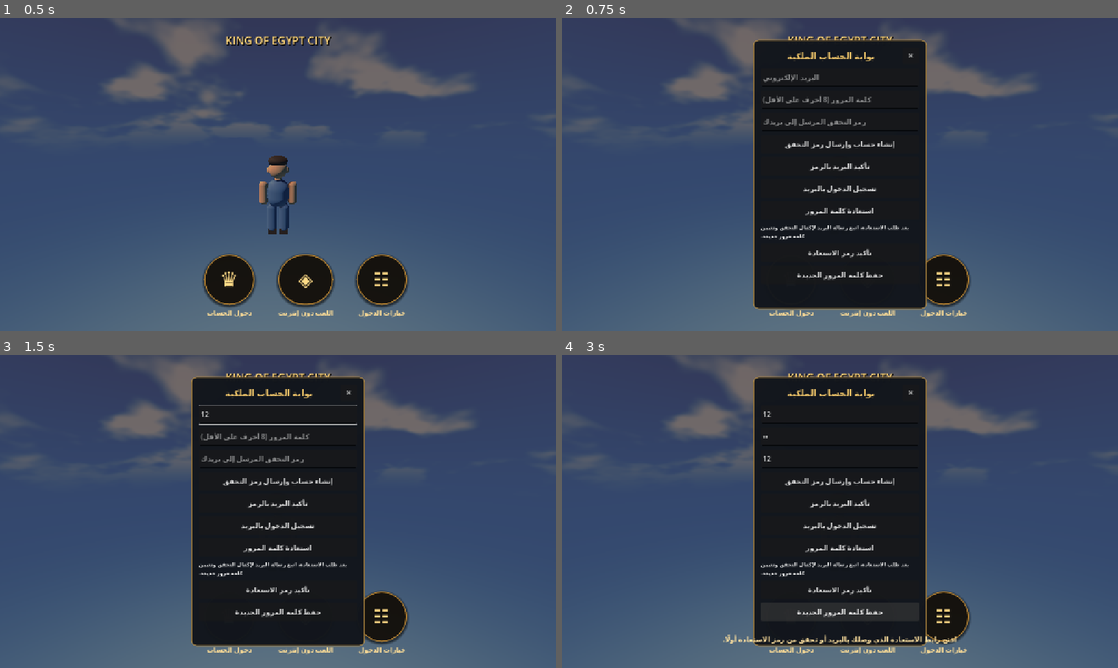
Above: before the commit, frames 1-4 (two rows, left to right).
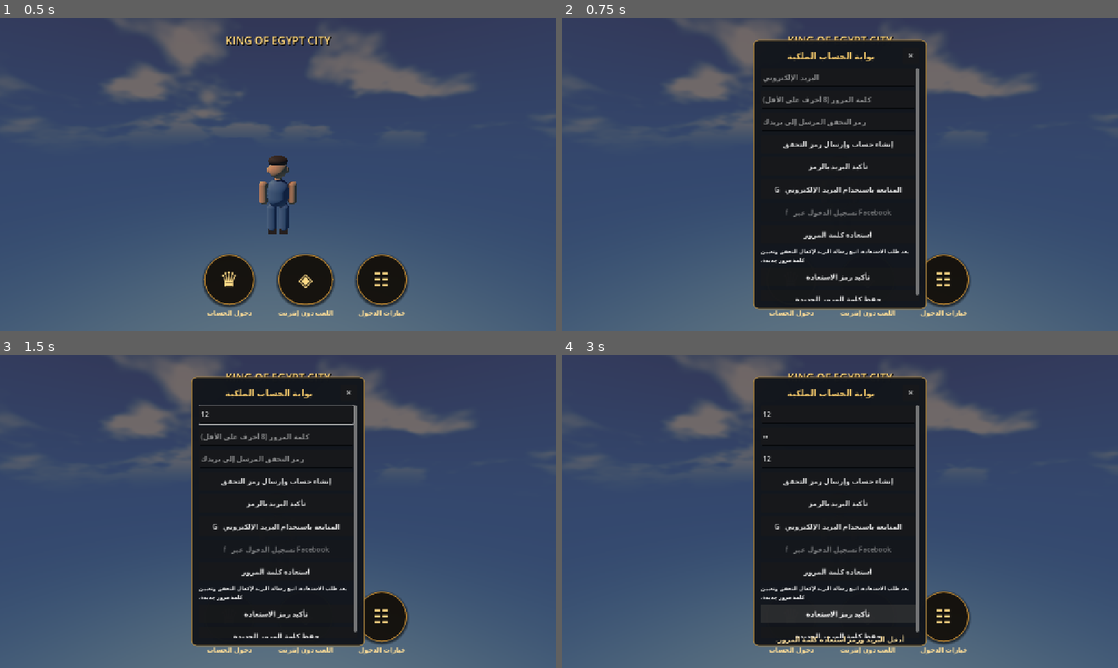
Above: after the commit, the same moments.

Repository: gamalalaraby1988-dotcom/King-Egypt-
Game: Godot game, scene res://scenes/main.tscn
The game is run twice, just before and just after one commit, with the same random seed, the same clock (stepped at 60 frames per second) and the same inputs.
Inputs (mouse positions are in pixels of both pictures, inside the frame that each line leads up to):
- Up to frame 1 (0.5 s): no input
- Up to frame 2 (0.75 s): click "♛" at 0.5 s
- Up to frame 3 (1.5 s): click (278, 414) at 1.27 s; type "12" at 1.35 s
- Up to frame 4 (3 s): click (840, 436) at 1.5 s; type "12" at 1.58 s; click (840, 458) at 1.73 s; type "12" at 1.82 s; click "تسجيل الدخول بالبريد" (after the commit: "G المتابعة باستخدام البريد ال…") at 2 s; click "◈" at 2.75 s

Frame 1 is identical in both runs. In frame 2, 2.3% of the frame differs, in the area x 35-65%, y 16-91%; in frame 3, 2.3%; in frame 4, 2.8%, in the area x 29-71%, y 16-93%.

Commit message:
Add Google-styled email entry and safely disabled Facebook option

Diff:
--- a/scripts/main.gd
+++ b/scripts/main.gd
@@ -2142,11 +2142,25 @@
 	verify_button.custom_minimum_size.y = 42
 	verify_button.pressed.connect(_on_email_verify_pressed)
 	content.add_child(verify_button)
+	# The Google-branded entry intentionally uses the existing email/password
+	# authentication flow; no Google OAuth provider is claimed or invoked.
 	player_account_button = Button.new()
-	player_account_button.text = "تسجيل الدخول بالبريد"
-	player_account_button.custom_minimum_size.y = 42
+	player_account_button.name = "GoogleEmailEntryButton"
+	player_account_button.text = "G   المتابعة باستخدام البريد الإلكتروني"
+	player_account_button.custom_minimum_size.y = 46
 	player_account_button.pressed.connect(_on_email_sign_in_pressed)
 	content.add_child(player_account_button)
+	var facebook_button := Button.new()
+	facebook_button.name = "FacebookEntryButton"
+	facebook_button.text = "f   تسجيل الدخول عبر Facebook"
+	facebook_button.custom_minimum_size.y = 42
+	facebook_button.disabled = true
+	facebook_button.tooltip_text = "سيتم تفعيل Facebook بعد إعداد خدمة المصادقة الخاصة به."
+	facebook_button.pressed.connect(func() -> void:
+		if is_instance_valid(mode_status_label):
+			mode_status_label.text = "تسجيل Facebook غير مفعّل بعد؛ استخدم البريد الإلكتروني حاليًا."
+	)
+	content.add_child(facebook_button)
 	var recovery_button := Button.new()
 	recovery_button.text = "استعادة كلمة المرور"
 	recovery_button.custom_minimum_size.y = 42
@@ -2168,7 +2182,7 @@
 	update_password_button.pressed.connect(_on_password_update_pressed)
 	content.add_child(update_password_button)
 	if PlayerAccountAuthClient.has_active_session():
-		player_account_button.text = "البريد - الحساب متصل"
+		player_account_button.text = "G   الحساب متصل"
 
 	# A single status line is shared by both entry windows and all auth/network callbacks.
 	mode_status_label = Label.new()
@@ -2330,7 +2344,7 @@
 	ProfileConfigStore.complete_account_switch()
 	PlayerSyncClient.clear_session_access_token()
 	if is_instance_valid(player_account_button):
-		player_account_button.text = "تسجيل الدخول بالبريد"
+		player_account_button.text = "G   المتابعة باستخدام البريد الإلكتروني"
 	if is_instance_valid(mode_status_label):
 		mode_status_label.text = "انتهت جلسة الحساب. سجّل الدخول مجددًا بالبريد الإلكتروني."
 	if GameModeManager.is_online_ready():
